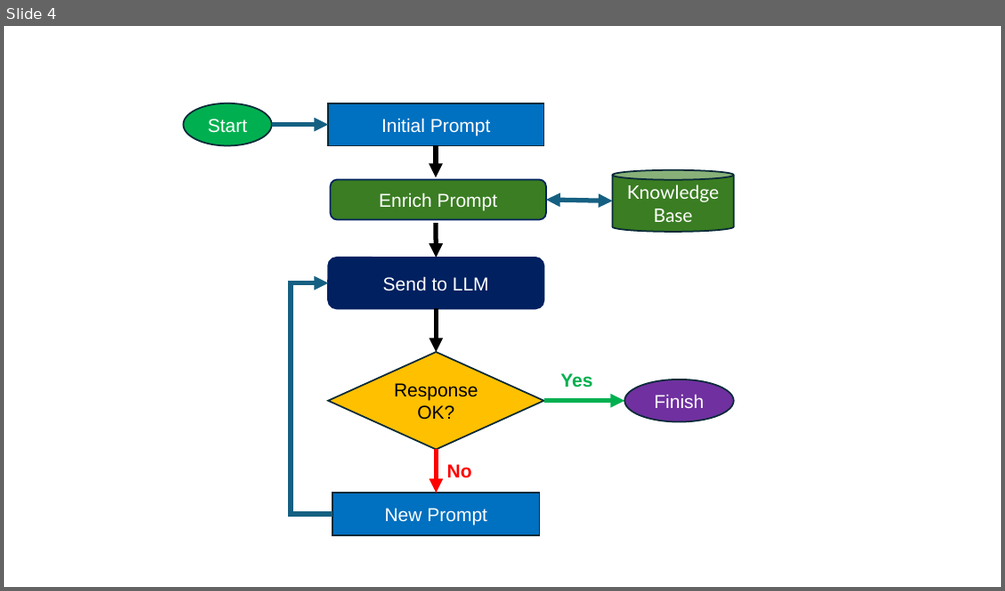
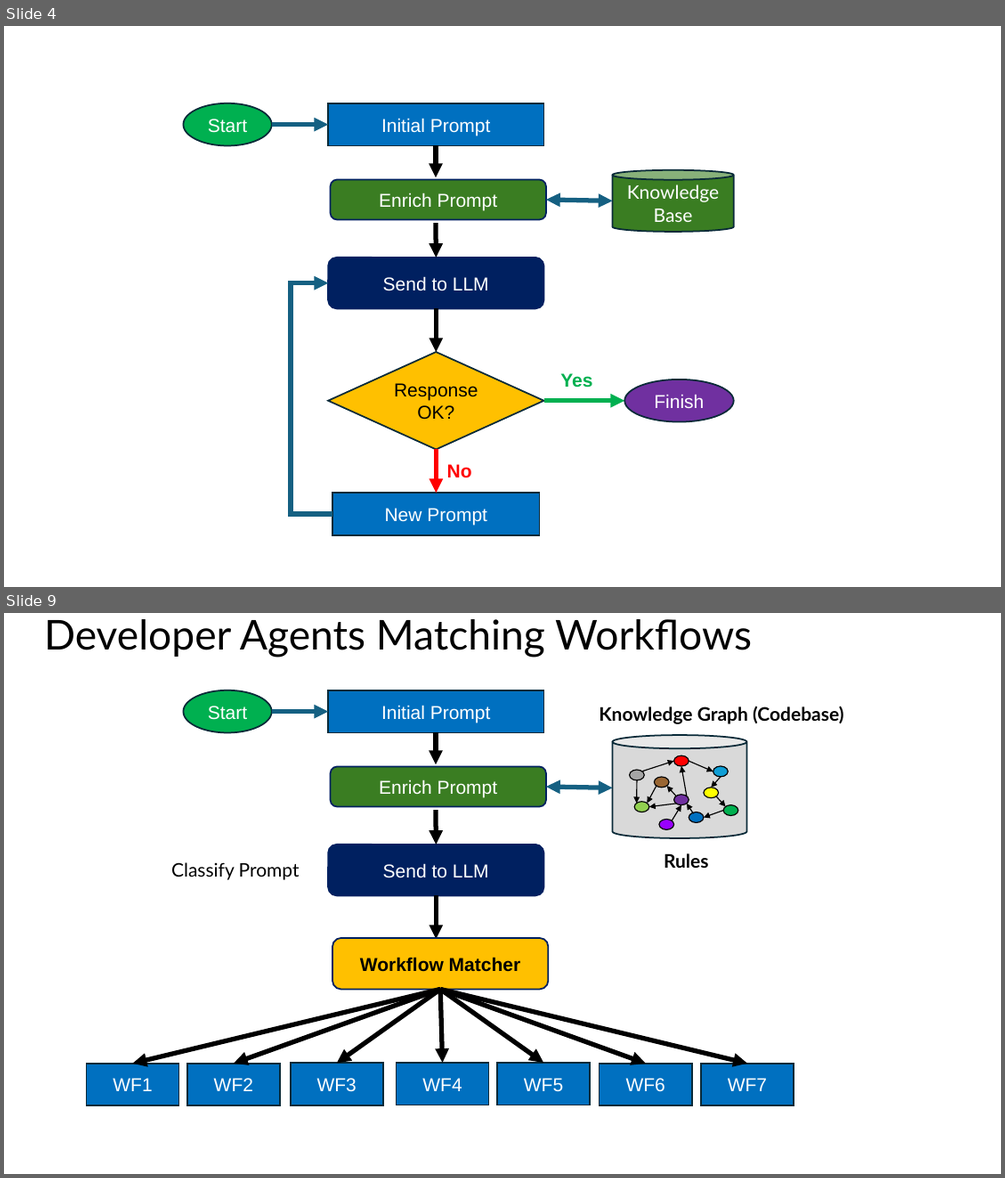
Before and after one commit to dmccreary/agents-course, a slide deck: slides/Figures.pptx. Shown one above the other, each under a label of ours: slide 4 before the commit, slides 4 and 9 after it; the slides between them are not shown. The pictures are 1005x591 and 1005x1178 pixels, drawn with LibreOffice and Linux fonts; fonts in the diff are those of the drawing. Boxes give left, top, right and bottom in pixels: in the first picture for what was removed or moved away, otherwise in the second. Text is boxed around its words. In the diff, an @@ line names an element or a change of style, - is before the commit and + after.

```diff
--- a/slides/Figures.pptx
+++ b/slides/Figures.pptx
@@ slide 9 added at (4, 613, 1001, 1174), background #FFFFFF @@
@@ title added at (44, 619, 752, 657), 39.6 pt, text #000000 @@
+Developer Agents Matching Workflows
@@ ellipse added at (184, 690, 272, 732), fill #00B050, outline #092A39 1.5 pt, 18 pt, text #FFFFFF @@
+Start
@@ rectangle added at (329, 690, 544, 732), fill #0070C0, outline #092A39 1.5 pt, 18 pt, text #FFFFFF @@
+Initial Prompt
@@ arrow added from (272, 712) to (329, 712), #156082 4.5 pt @@
@@ text added at (599, 706, 843, 724), 18 pt, text #000000, bold @@
+Knowledge Graph (Codebase)
@@ arrow added from (436, 732) to (436, 765), #000000 4.5 pt @@
@@ rounded rectangle added at (330, 766, 546, 807), fill #3B7D23, outline #002060 1.5 pt, 18 pt, text #FFFFFF @@
+Enrich Prompt
@@ double arrow added from (546, 787) to (613, 788), #156082 4.5 pt @@
@@ arrow added from (436, 810) to (437, 844), #000000 4.5 pt @@
@@ group added at (613, 735, 747, 838): 12 arrows, 10 ellipses, 1 cylinder @@
@@ rounded rectangle added at (329, 844, 544, 895), fill #002060, outline #002060 1.5 pt, 18 pt, text #FFFFFF @@
+Send to LLM
@@ text added at (171, 862, 299, 880), 18 pt, text #000000 @@
+Classify Prompt
@@ text added at (663, 853, 709, 868), 18 pt, text #000000, bold @@
+Rules
@@ arrow added from (437, 896) to (437, 939), #000000 4.5 pt @@
@@ rounded rectangle added at (332, 938, 549, 989), fill #FFC000, outline #002060 1.5 pt, 18 pt, text #000000, bold @@
+Workflow Matcher
@@ arrow added from (441, 989) to (133, 1063), #000000 4.5 pt @@
@@ arrow added from (441, 989) to (234, 1063), #000000 4.5 pt @@
@@ arrow added from (441, 989) to (337, 1063), #000000 4.5 pt @@
@@ arrow added from (441, 989) to (442, 1062), #000000 4.5 pt @@
@@ arrow added from (441, 989) to (544, 1062), #000000 4.5 pt @@
@@ arrow added from (441, 989) to (646, 1063), #000000 4.5 pt @@
@@ arrow added from (441, 989) to (747, 1063), #000000 4.5 pt @@
@@ rectangle added at (86, 1063, 179, 1106), fill #0070C0, outline #092A39 1.5 pt, 18 pt, text #FFFFFF @@
+WF1
@@ rectangle added at (187, 1063, 280, 1106), fill #0070C0, outline #092A39 1.5 pt, 18 pt, text #FFFFFF @@
+WF2
@@ rectangle added at (291, 1063, 383, 1106), fill #0070C0, outline #092A39 1.5 pt, 18 pt, text #FFFFFF @@
+WF3
@@ rectangle added at (396, 1062, 488, 1105), fill #0070C0, outline #092A39 1.5 pt, 18 pt, text #FFFFFF @@
+WF4
@@ rectangle added at (498, 1062, 591, 1105), fill #0070C0, outline #092A39 1.5 pt, 18 pt, text #FFFFFF @@
+WF5
@@ rectangle added at (599, 1063, 692, 1106), fill #0070C0, outline #092A39 1.5 pt, 18 pt, text #FFFFFF @@
+WF6
@@ rectangle added at (701, 1063, 793, 1106), fill #0070C0, outline #092A39 1.5 pt, 18 pt, text #FFFFFF @@
+WF7
```
Also in this commit, not shown: 2 slides changed, 2 other slides added, 4 other files.
